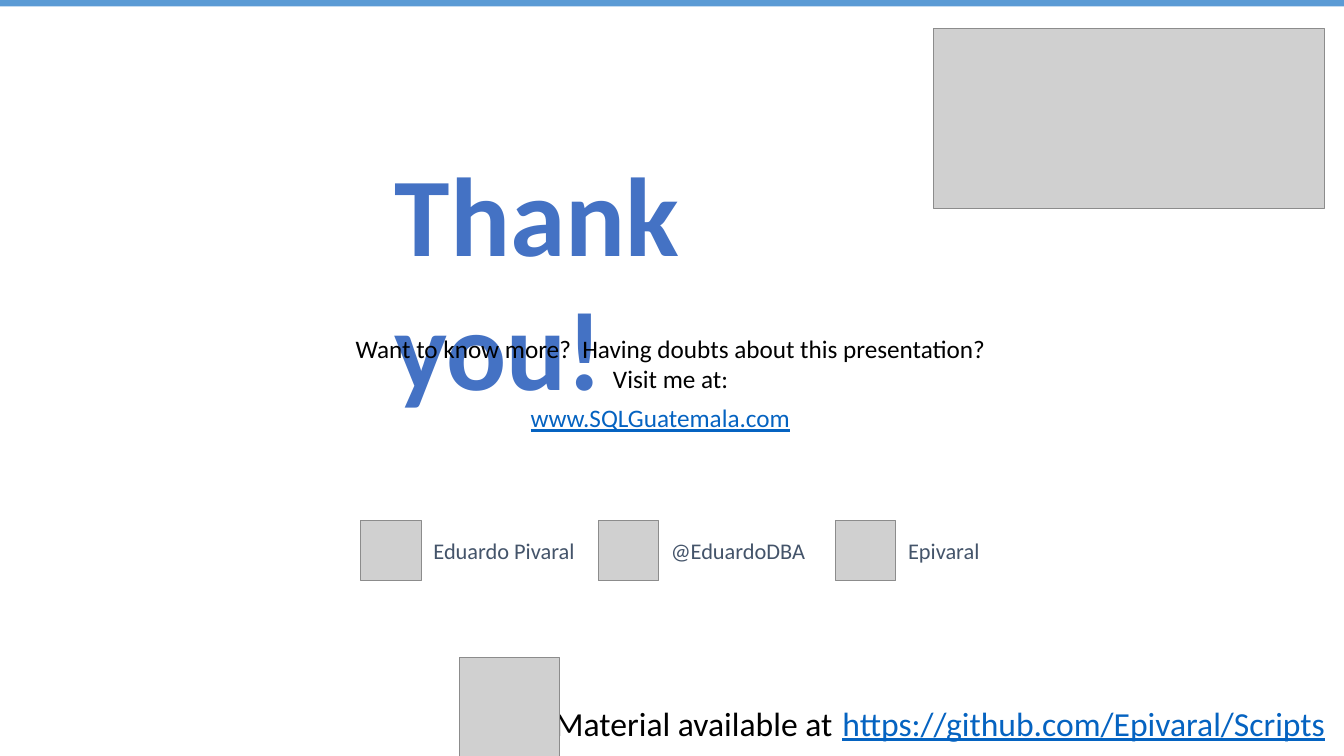
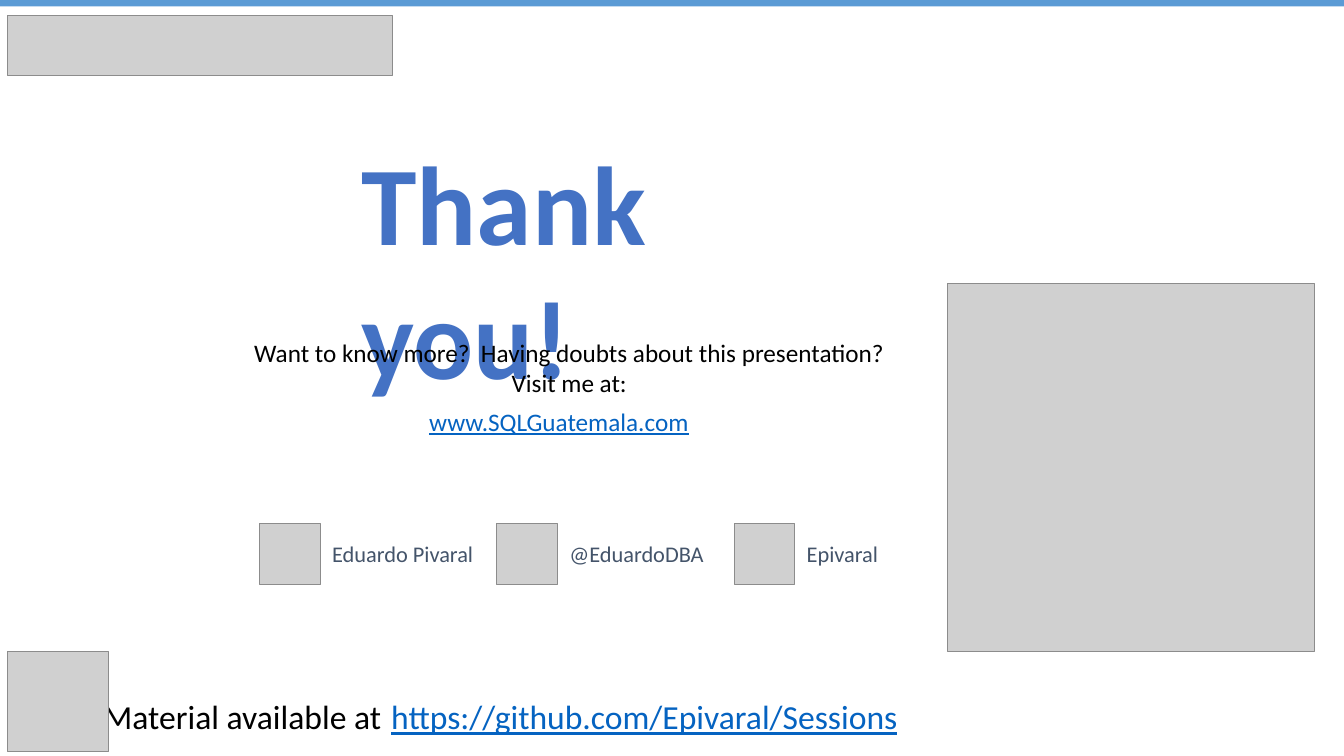
Before and after one commit to Epivaral/Sessions, a slide deck: slide 19 of Azure Data Studio/Getting Started ADS.pptx (slide 16 before the commit). Drawn at 1344x756 pixels with LibreOffice and Linux fonts; fonts in the diff are those of the drawing; grey boxes stand for pictures. Boxes give left, top, right and bottom in pixels: in the first picture for what was removed or moved away, otherwise in the second. Text is boxed around its words. In the diff, an @@ line names an element or a change of style, - is before the commit and + after.

```diff
--- a/Azure Data Studio/Getting Started ADS.pptx
+++ b/Azure Data Studio/Getting Started ADS.pptx
@@ picture added at (7, 15, 392, 76) @@
@@ picture removed at (934, 28, 1324, 209) @@
@@ text "Thank you!" rewrapped from (395, 177, 679, 417) to (361, 166, 645, 397) @@
@@ picture added at (948, 284, 1315, 651) @@
@@ 5 texts, 3 pictures: place and size @@
-5 texts, 3 pictures at (356, 338, 985, 581)
+5 texts, 3 pictures at (254, 341, 884, 585)
@@ picture: place and size @@
-picture at (459, 657, 560, 756)
+picture at (8, 651, 109, 752)
@@ text "Material available at": place and size @@
-text "Material available at" at (555, 708, 832, 744)
+text "Material available at" at (104, 702, 381, 738)
@@ text at (391, 705, 897, 735): text changed @@
-https://github.com/Epivaral/Scripts
+https://github.com/Epivaral/Sessions
```
Also in this commit, not shown: 5 other slides changed, 3 slides added, 5 other files.
